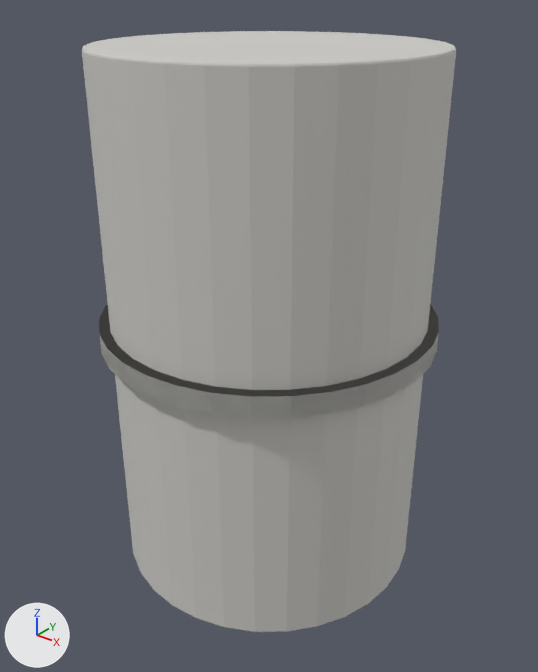
Before and after pictures for a commit that changed the glTF model public/models/authoring/column-struct-round-600.glb.
One viewpoint serves both versions: a 50 mm camera at (0.817, -1.021, 0.602) aimed at (0.008, -0.009, -0.025). The lights are fixed; the arrows at lower left show +X, +Y and +Z. The picture after the commit comes second. Where no turn or scale is listed for an object, it has been applied to the vertices. Vertices at exactly the same position are counted once.

Before the edit, the objects in view are built like this:
```python
me_base_007 = bpy.data.meshes.new('Base.007')
me_base_007.from_pydata(...)  # a 32-sided cylinder along z spanning x -0.32..0.32, y -0.32..0.32, z -0.02..0.02
me_base_007.materials.append(mat_a_concrete)  # light grey #cecdc8
me_cap_006 = bpy.data.meshes.new('Cap.006')
me_cap_006.from_pydata(...)  # a 32-sided cylinder along z spanning x -0.32..0.32, y -0.32..0.32, z -0.02..0.02
me_cap_006.materials.append(mat_a_concrete)  # light grey #cecdc8
me_shaft_006 = bpy.data.meshes.new('Shaft.006')
me_shaft_006.from_pydata(...)  # 192 vertices, 380 faces; spans x -0.3..0.3, y -0.3..0.3, z -0.5..0.5
me_shaft_006.materials.append(mat_a_concrete)  # light grey #cecdc8
ob_base_001 = bpy.data.objects.new('Base.001', me_base_007)
ob_base_001.location = (0.0, 0.0, 0.0)
ob_cap_001 = bpy.data.objects.new('Cap.001', me_cap_006)
ob_cap_001.location = (0.0, 0.0, 0.0)
ob_shaft_001 = bpy.data.objects.new('Shaft.001', me_shaft_006)
ob_shaft_001.location = (0.0, 0.0, 0.0)
```
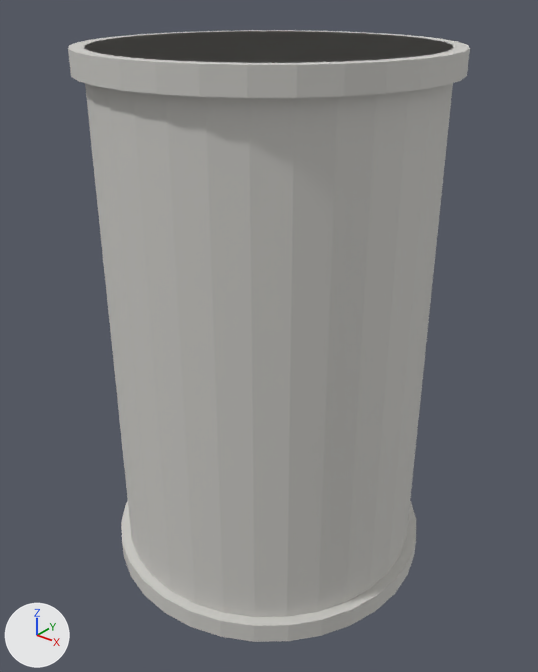
The newer file is also turned or shifted as a whole; pictures and numbers use the older file's frame.

Diff of the bpy script that builds the scene:
```diff
--- a/public/models/authoring/column-struct-round-600.glb.py
+++ b/public/models/authoring/column-struct-round-600.glb.py
@@ me_base_007 @@
 # used by ob_base_001; location = (0.0, 0.0, 0.0)
-me_base_007.from_pydata(...)  # 64 vertices, 124 faces; spans x -0.32..0.32, y -0.32..0.32, z -0.02..0.02
+me_base_007.from_pydata(...)  # 64 vertices, 124 faces; spans x -0.32..0.32, y -0.32..0.32, z -0.5..-0.46
+# me_base_007 part 1: the whole mesh is moved by (0.0, 0.0, -0.48)
 me_base_007.materials.append(mat_a_concrete)
@@ me_cap_006 @@
 # used by ob_cap_001; location = (0.0, 0.0, 0.0)
-me_cap_006.from_pydata(...)  # 64 vertices, 124 faces; spans x -0.32..0.32, y -0.32..0.32, z -0.02..0.02
+me_cap_006.from_pydata(...)  # 64 vertices, 124 faces; spans x -0.32..0.32, y -0.32..0.32, z 0.46..0.5
+# me_cap_006 part 2: the whole mesh is moved by (0.0, 0.0, 0.48)
 me_cap_006.materials.append(mat_a_concrete)
```

Location of each change, (x1, y1, x2, y2) in pixels of the pictures (538 x 672 px):
'Base.001', moved: before (99, 304, 439, 419); after (121, 501, 416, 642)
'Cap.001', moved (not visible before): after (68, 30, 470, 98)
